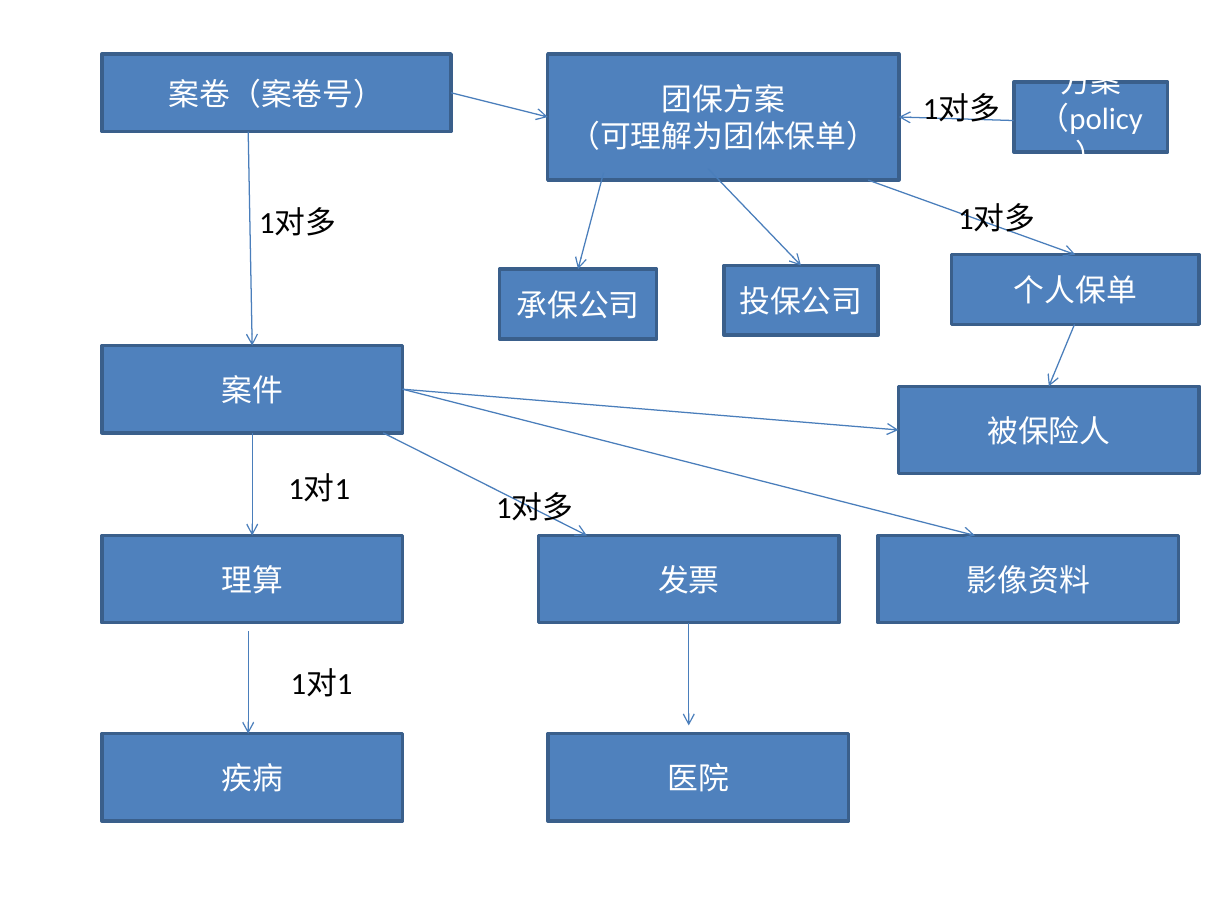
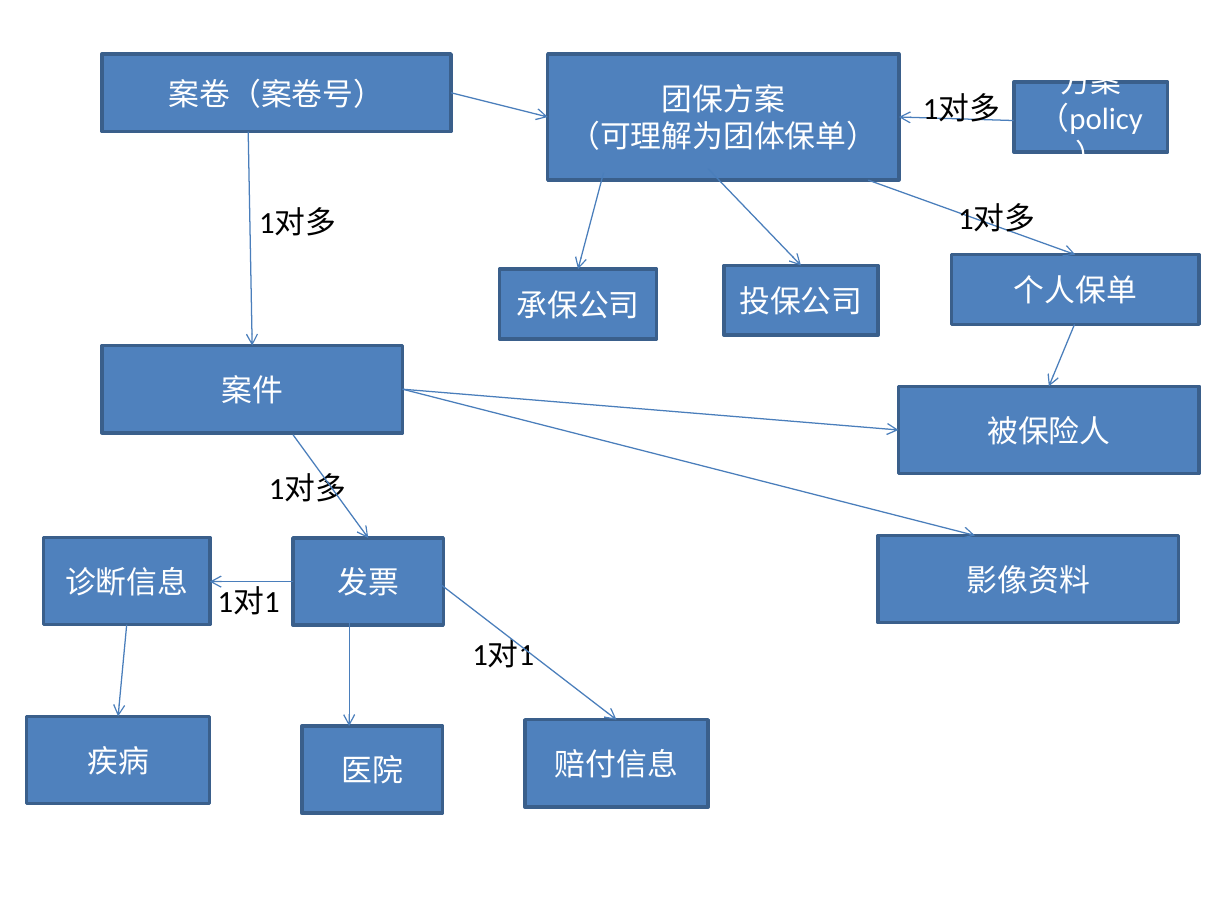
Before and after one commit to DonnieBurgs/insure, a slide deck: slide 1 of 主要逻辑关系.pptx. Drawn at 1232x924 pixels with LibreOffice and Linux fonts; fonts in the diff are those of the drawing. Boxes give left, top, right and bottom in pixels: in the first picture for what was removed or moved away, otherwise in the second. Text is boxed around its words. In the diff, an @@ line names an element or a change of style, - is before the commit and + after.

```diff
--- a/主要逻辑关系.pptx
+++ b/主要逻辑关系.pptx
@@ arrow moved from (253, 432) - (253, 536) to (293, 435) - (368, 538) @@
@@ text "1对多": place and size @@
-text "1对多" at bbox=[496, 492, 573, 526]
+text "1对多" at bbox=[269, 473, 346, 507]
@@ rectangle "诊断信息": place and size @@
-rectangle "诊断信息" at bbox=[102, 536, 403, 623]
+rectangle "诊断信息" at bbox=[43, 537, 209, 625]
@@ rectangle "发票": place and size @@
-rectangle "发票" at bbox=[538, 536, 839, 623]
+rectangle "发票" at bbox=[293, 538, 444, 626]
@@ text in rectangle at bbox=[65, 567, 188, 596]: text changed @@
-理算
+诊断信息
@@ text "1对1": place and size @@
-text "1对1" at bbox=[291, 668, 353, 697]
+text "1对1" at bbox=[218, 586, 280, 615]
@@ arrow moved from (383, 432) - (586, 536) to (293, 582) - (209, 582) @@
@@ arrow added from (441, 584) to (616, 719), #4B7EBC 0.75 pt @@
@@ arrow moved from (248, 631) - (248, 733) to (127, 625) - (118, 716) @@
@@ arrow moved from (689, 623) - (689, 726) to (349, 623) - (349, 726) @@
@@ text "1对1": place and size @@
-text "1对1" at bbox=[288, 473, 350, 502]
+text "1对1" at bbox=[472, 639, 534, 668]
@@ rectangle "疾病": place and size @@
-rectangle "疾病" at bbox=[102, 733, 403, 821]
+rectangle "疾病" at bbox=[27, 716, 211, 803]
@@ rectangle added at bbox=[525, 719, 708, 807], fill #4F81BD, outline #3A5F8C 2 pt, 18 pt, text #FFFFFF @@
+赔付信息
@@ rectangle "医院": place and size @@
-rectangle "医院" at bbox=[548, 733, 849, 821]
+rectangle "医院" at bbox=[302, 726, 442, 813]
```
Also in this commit, not shown: 13 other files.
